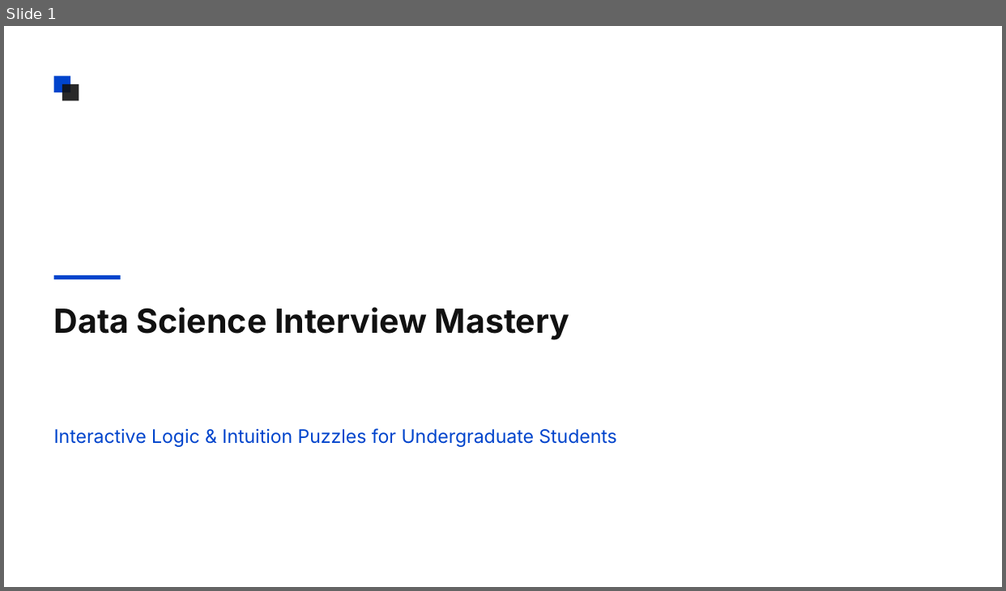
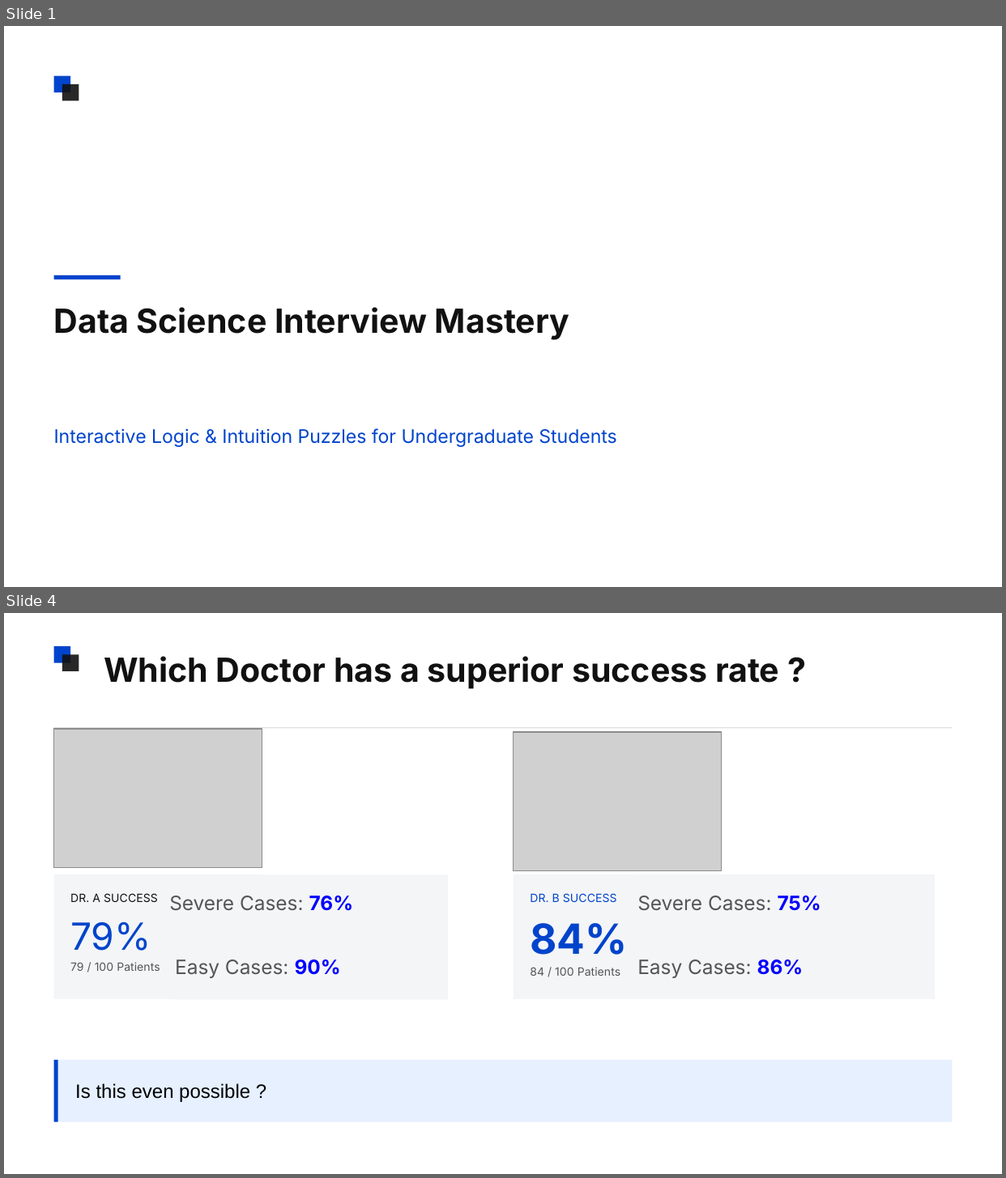
Before and after one commit to brinda-25/workshop, a slide deck: Day2/Data_Science_Interview_Mastery.pptx. Shown one above the other, each under a label of ours: slide 1 before the commit, slides 1 and 4 after it; the slides between them are not shown. The pictures are 1006x591 and 1006x1178 pixels, drawn with LibreOffice and Linux fonts; fonts in the diff are those of the drawing; grey boxes stand for pictures. Boxes give left, top, right and bottom in pixels: in the first picture for what was removed or moved away, otherwise in the second. Text is boxed around its words. In the diff, an @@ line names an element or a change of style, - is before the commit and + after.

```diff
--- a/Day2/Data_Science_Interview_Mastery.pptx
+++ b/Day2/Data_Science_Interview_Mastery.pptx
@@ slide 4 added at <box>4,613,1002,1174</box>, background #FFFFFF @@
@@ rectangle added at <box>54,646,71,663</box>, fill #0044CC @@
@@ rectangle added at <box>62,655,79,672</box>, fill #111111 at 90% opacity @@
@@ text added at <box>104,656,779,689</box>, 24 pt, text #111111, bold @@
+Which Doctor has a superior success rate ?
@@ rectangle added at <box>54,728,952,729</box>, fill #E0E0E0 @@
@@ picture added at <box>54,729,262,867</box> @@
@@ picture added at <box>513,732,721,871</box> @@
@@ rectangle added at <box>54,875,262,999</box>, fill #F4F5F7 @@
@@ rectangle added at <box>173,875,448,999</box>, fill #F4F5F7 @@
@@ rectangle added at <box>513,875,721,999</box>, fill #F4F5F7 @@
@@ rectangle added at <box>637,875,935,999</box>, fill #F4F5F7 @@
@@ text added at <box>70,893,160,971</box>, 8.2 pt, text #555555 @@
+DR. A SUCCESS
+79%
+79 / 100 Patients
@@ text added at <box>169,896,353,978</box>, 14.2 pt, text #555555 @@
+Severe Cases: 76%
+Easy Cases: 90%
@@ text added at <box>530,893,620,976</box>, 8.2 pt, text #0044CC @@
+DR. B SUCCESS
+84%
+84 / 100 Patients
@@ text added at <box>637,896,821,978</box>, 14.2 pt, text #555555 @@
+Severe Cases: 75%
+Easy Cases: 86%
@@ rectangle added at <box>54,1060,952,1122</box>, fill #E6F0FF, 14 pt, text #000000 @@
+Is this even possible ?
@@ rectangle added at <box>54,1060,58,1122</box>, fill #0044CC @@
```
Also in this commit, not shown: 8 slides changed, 1 other slide added, 1 slide removed.
